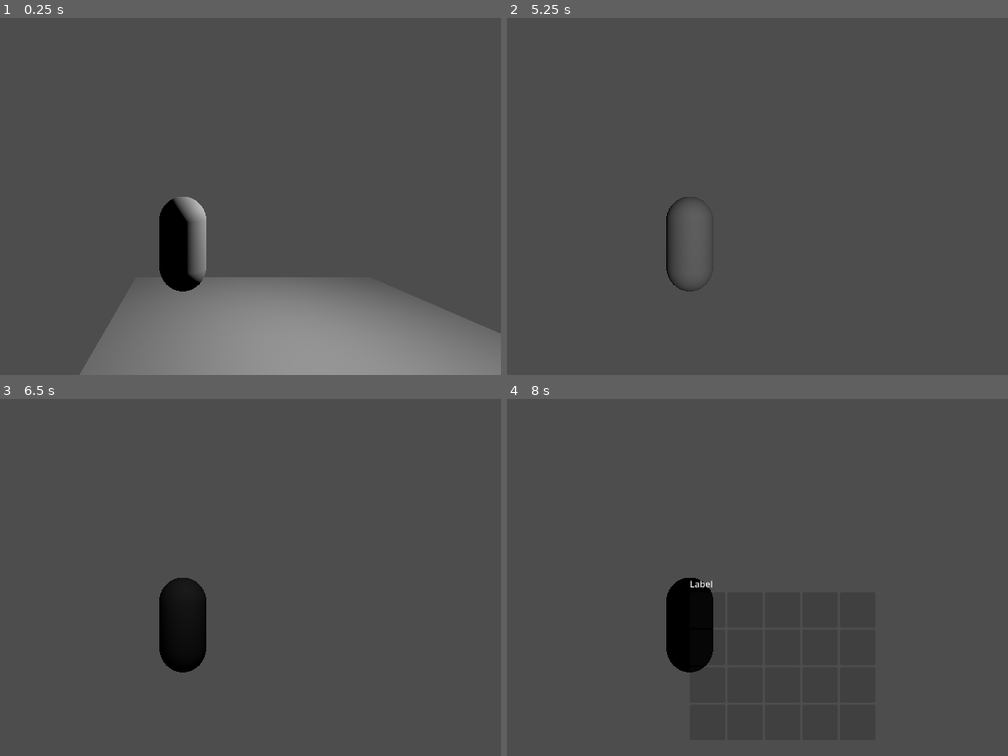
Above: before the commit, frames 1-4 (two rows, left to right).
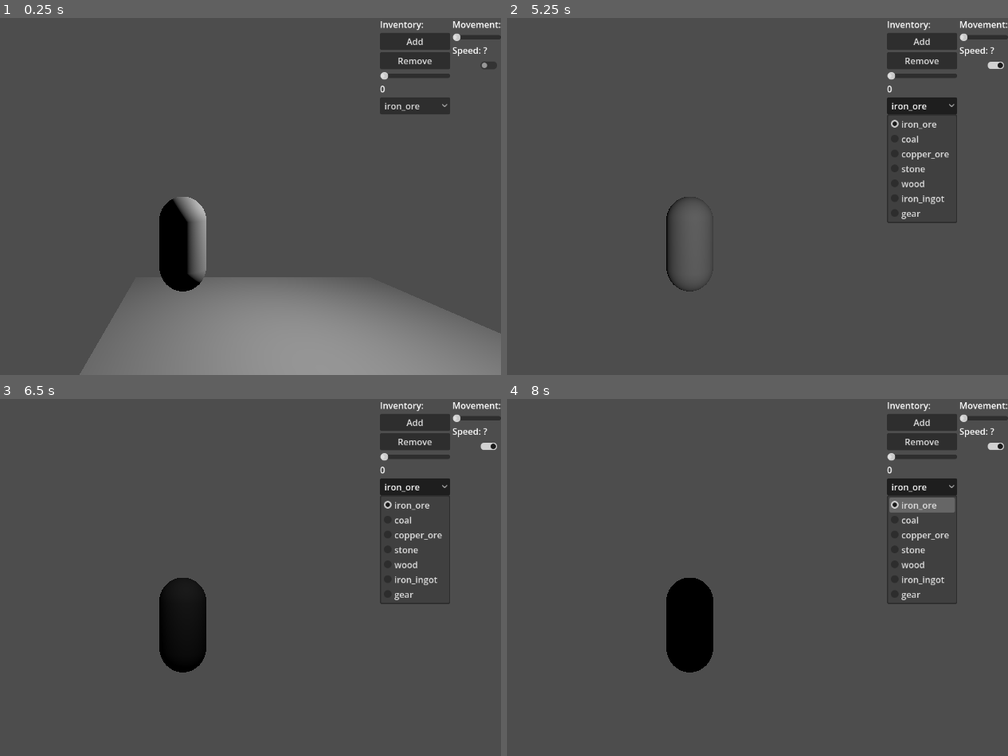
Above: after the commit, the same moments.

Repository: FyX0X/firkx-game-jam
Game: Godot game, scene res://main.tscn
The game is run twice, just before and just after one commit, with the same random seed, the same clock (stepped at 60 frames per second) and the same inputs.
Inputs (mouse positions are in pixels of both pictures, inside the frame that each line leads up to):
- Up to frame 1 (0.25 s): no input
- Up to frame 2 (5.25 s): click (982, 64) at 0.52 s; click (922, 42) at 1.25 s, where only the run after the commit has a clickable "Add"; tap Enter at 2 s; move the mouse to (722, 196) at 2.02 s; hold W (forward) 2.03-4.25 s; tap Space (jump) at 2.27, 3.02 s; move the mouse to (657, 196) at 2.77 s; move the mouse to (707, 189) at 3.52 s; click (922, 60) at 4.25 s, where only the run after the commit has a clickable "Remove"; click (922, 107) at 5 s, where only the run after the commit has a clickable "iron_ore"
- Up to frame 3 (6.5 s): tap Space (jump) at 5.75, 6.02 s; move the mouse to (175, 584) at 5.77 s; hold W (forward) from 5.78 s (still down)
- Up to frame 4 (8 s): keep holding W (forward); move the mouse to (737, 581) at 6.52 s; tap Space (jump) at 6.77, 7.52 s; tap F3 (debug) at 7.15 s; tap Enter at 7.25 s; move the mouse to (642, 573) at 7.27 s; tap Tab (inventory) at 7.9 s

The runs differ from the first frame. In frame 1, 2.5% of the frame differs, in the area x 75-100%, y 0-27%; in frame 2, 3.3%; in frame 3, 3.3%; in frame 4, 3.8%, in the area x 36-100%, y 0-58%.
Error before the commit: Cannot call method 'add_item' on a null value. (res://UI/debug_panel.gd:15)
Error after the commit: Invalid access to property or key 'iron_ore' on a base object of type 'Dictionary'. (res://Inventory/inventory.gd:28)

Commit message:
way too much

Diff:
--- a/HUD/hud.tscn
+++ b/HUD/hud.tscn
@@ -1,7 +1,7 @@
 [gd_scene format=3 uid="uid://dqbniuv054ai1"]
 
 [ext_resource type="PackedScene" uid="uid://s6v8ha85bmj1" path="res://UI/debug_panel.tscn" id="1_h61sl"]
-[ext_resource type="PackedScene" uid="uid://qb6o7uf04vum" path="res://UI/inventory_ui.tscn" id="2_mi5n8"]
+[ext_resource type="PackedScene" uid="uid://c5x8h2rgp4iwv" path="res://UI/inventory_hud.tscn" id="2_mi5n8"]
 
 [node name="HUD" type="Control" unique_id=594591012]
 layout_mode = 3
@@ -15,9 +15,8 @@
 layout_mode = 1
 anchors_preset = 1
 anchor_left = 1.0
-anchor_bottom = 0.0
+anchor_right = 1.0
 grow_horizontal = 0
-grow_vertical = 1
 
-[node name="InventoryUi" parent="." unique_id=1944066177 instance=ExtResource("2_mi5n8")]
+[node name="InventoryHUD" parent="." unique_id=1233354875 instance=ExtResource("2_mi5n8")]
 layout_mode = 1
--- a/UI/debug_panel.gd
+++ b/UI/debug_panel.gd
@@ -1,9 +1,12 @@
 extends Control
 
-@onready var item_option: OptionButton = $VBoxContainer/ItemOption
-@onready var amount_slider: HSlider = $VBoxContainer/AmountSlider
-@onready var amount_label: Label = $VBoxContainer/AmountLabel
+@onready var item_option: OptionButton = $Categories/Inventory/ItemOption
+@onready var amount_slider: HSlider = $Categories/Inventory/AmountSlider
+@onready var amount_label: Label = $Categories/Inventory/AmountLabel
 
+@onready var fly_button: CheckButton = $Categories/Movement/FlyButton
+@onready var speed_slider: HSlider = $Categories/Movement/SpeedSlider
+@onready var speed_label: Label = $Categories/Movement/SpeedLabel
 
 var player_inventory: Inventory
 
@@ -29,3 +32,11 @@
 	var item = ITEMS[item_option.selected]
 	var amt = int(amount_slider.value)
 	player_inventory.remove_item(item, amt)
+
+func _on_fly_button_toggled(toggled_on: bool) -> void:
+	print("TODO: on_fly_button() Implement this.")
+
+
+func _on_speed_slider_value_changed(value: float) -> void:
+	speed_label.text = "speed: " + str(value)
+	print("TODO: speed slider")
--- a/UI/debug_panel.tscn
+++ b/UI/debug_panel.tscn
@@ -4,17 +4,17 @@
 
 [node name="DebugPanel" type="Control" unique_id=157777416]
 layout_mode = 3
-anchors_preset = 15
-anchor_right = 1.0
-anchor_bottom = 1.0
-grow_horizontal = 2
-grow_vertical = 2
+anchors_preset = 0
 script = ExtResource("1_aispr")
 
 [node name="Categories" type="HBoxContainer" parent="." unique_id=74997252]
-layout_mode = 0
-offset_right = 71.0
-offset_bottom = 137.0
+layout_mode = 1
+anchors_preset = 1
+anchor_left = 1.0
+anchor_right = 1.0
+offset_left = -171.0
+offset_bottom = 164.0
+grow_horizontal = 0
 
 [node name="Inventory" type="VBoxContainer" parent="Categories" unique_id=1679755685]
 layout_mode = 2
@@ -49,15 +49,17 @@
 layout_mode = 2
 text = "Movement:"
 
+[node name="SpeedSlider" type="HSlider" parent="Categories/Movement" unique_id=1960825755]
+layout_mode = 2
+
 [node name="SpeedLabel" type="Label" parent="Categories/Movement" unique_id=426641313]
 layout_mode = 2
-text = "Movement:"
-
-[node name="SpeedSlider" type="HSlider" parent="Categories/Movement" unique_id=1960825755]
-layout_mode = 2
+text = "Speed: ?"
 
 [node name="FlyButton" type="CheckButton" parent="Categories/Movement" unique_id=820070979]
 layout_mode = 2
 
 [connection signal="pressed" from="Categories/Inventory/AddButton" to="." method="_on_add_button_pressed"]
 [connection signal="pressed" from="Categories/Inventory/RemoveButton" to="." method="_on_remove_button_pressed"]
+[connection signal="value_changed" from="Categories/Movement/SpeedSlider" to="." method="_on_speed_slider_value_changed"]
+[connection signal="toggled" from="Categories/Movement/FlyButton" to="." method="_on_fly_button_toggled"]
--- /dev/null
+++ b/UI/inventory_hud.gd
@@ -0,0 +1,88 @@
+extends Control
+
+@onready var left_ui: Control  = $LeftInventoryUI
+@onready var right_ui: Control = $RightInventoryUI
+@onready var transfer_amount: SpinBox = $TransferBar
+@onready var cursor_label: Label = $CursorLabel   # floating label that follows mouse
+
+# Grab state
+var _grabbed_item: String = ""
+var _grabbed_from: Inventory = null
+var _grabbed_slot: Panel = null   # to highlight it
+
+func _ready():
+	cursor_label.hide()
+	left_ui.slot_picked.connect(_on_slot_picked)
+	left_ui.slot_dropped.connect(_on_slot_dropped)
+	right_ui.slot_picked.connect(_on_slot_picked)
+	right_ui.slot_dropped.connect(_on_slot_dropped)
+	hide()
+
+func open_single(inv: Inventory, label: String = "Inventory") -> void:
+	left_ui.setup(inv, label)
+	right_ui.hide()
+	left_ui.show()
+	show()
+
+func open_transfer(left_inv: Inventory, right_inv: Inventory,
+		left_label: String = "Player", right_label: String = "Chest") -> void:
+	left_ui.setup(left_inv, left_label)
+	right_ui.setup(right_inv, right_label)
+	left_ui.show()
+	right_ui.show()
+	show()
+
+func close() -> void:
+	_cancel_grab()
+	hide()
+
+# ── grab / drop ─────────────────────────────────────────────────────
+func _on_slot_picked(from_inv: Inventory, item_id: String, slot: Panel) -> void:
+	if _grabbed_item == "":
+		# First click: grab
+		_grabbed_item = item_id
+		_grabbed_from = from_inv
+		_grabbed_slot = slot
+		slot.set_selected(true)
+		cursor_label.text = item_id
+		cursor_label.show()
+	else:
+		# Second click on a slot that has an item — could be same inv or other
+		if from_inv == _grabbed_from and item_id == _grabbed_item:
+			# Clicked the same slot: cancel
+			_cancel_grab()
+		else:
+			# Drop onto an occupied slot: transfer there anyway
+			_do_transfer(from_inv)
+
+func _on_slot_dropped(to_inv: Inventory, _item_id: String) -> void:
+	# Clicked an empty slot
+	if _grabbed_item != "":
+		_do_transfer(to_inv)
+
+func _do_transfer(to_inv: Inventory) -> void:
+	var amount := int(transfer_amount.value) if transfer_amount else 1
+	Inventory.transfer_partial(_grabbed_from, to_inv, _grabbed_item, amount)
+	_cancel_grab()
+
+func _cancel_grab() -> void:
+	if _grabbed_slot:
+		_grabbed_slot.set_selected(false)
+	_grabbed_item = ""
+	_grabbed_from = null
+	_grabbed_slot = null
+	cursor_label.hide()
+
+# ── cursor label follows mouse ───────────────────────────────────────
+func _process(_delta: float) -> void:
+	if cursor_label.visible:
+		cursor_label.global_position = get_global_mouse_position() + Vector2(12, 12)
+
+# ── right-click or Escape cancels grab ──────────────────────────────
+func _gui_input(event: InputEvent) -> void:
+	if _grabbed_item == "" :
+		return
+	if event is InputEventMouseButton and event.button_index == MOUSE_BUTTON_RIGHT and event.pressed:
+		_cancel_grab()
+	if event is InputEventKey and event.pressed and event.keycode == KEY_ESCAPE:
+		_cancel_grab()
--- /dev/null
+++ b/UI/inventory_hud.tscn
@@ -0,0 +1,29 @@
+[gd_scene format=3 uid="uid://c5x8h2rgp4iwv"]
+
+[ext_resource type="Script" uid="uid://7n6xp83bme15" path="res://UI/inventory_hud.gd" id="1_ux8e0"]
+[ext_resource type="PackedScene" uid="uid://qb6o7uf04vum" path="res://UI/inventory_ui.tscn" id="2_f0n0s"]
+
+[node name="InventoryHUD" type="Control" unique_id=1233354875]
+layout_mode = 3
+anchors_preset = 15
+anchor_right = 1.0
+anchor_bottom = 1.0
+grow_horizontal = 2
+grow_vertical = 2
+script = ExtResource("1_ux8e0")
+
+[node name="CursorLabel" type="Label" parent="." unique_id=1160100410]
+layout_mode = 0
+offset_right = 40.0
+offset_bottom = 23.0
+
+[node name="TransferBar" type="SpinBox" parent="." unique_id=400317091]
+layout_mode = 0
+offset_right = 86.5
+offset_bottom = 31.0
+
+[node name="LeftInventoryUI" parent="." unique_id=1944066177 instance=ExtResource("2_f0n0s")]
+layout_mode = 1
+
+[node name="RightInventoryUI" parent="." unique_id=1074532455 instance=ExtResource("2_f0n0s")]
+layout_mode = 1
--- a/UI/inventory_slot.gd
+++ b/UI/inventory_slot.gd
@@ -10,11 +10,10 @@
 
 func _ready():
 	custom_minimum_size = Vector2(64, 64)
-	count_label.text = "0"
+	count_label.text = ""
 
 func set_item(item_id: String, amount: int):
 	current_item = item_id
-	# icon_label.text = ItemDB.get_icon(item_id)   # returns an emoji or texture path
 	icon_label.text = item_id
 	count_label.text = "×" + str(amount)
 	modulate.a = 1.0
@@ -25,7 +24,13 @@
 	count_label.text = ""
 	modulate.a = 0.4
 
+# ── selection highlight ─────────────────────────────────────────────
+func set_selected(selected: bool) -> void:
+	if selected:
+		self_modulate = Color(1.5, 1.5, 0.5)   # yellow tint
+	else:
+		self_modulate = Color.WHITE
+
 func _gui_input(event: InputEvent):
-	if event is InputEventMouseButton and event.pressed and current_item != "":
-		print("DEBUG (inventory_slot.gd _gui_input())")
-		slot_clicked.emit(current_item)
+	if event is InputEventMouseButton and event.pressed:
+		slot_clicked.emit(current_item)   # emit even if empty (for drop target)
--- a/UI/inventory_ui.gd
+++ b/UI/inventory_ui.gd
@@ -1,33 +1,39 @@
 extends Control
+
+signal slot_picked(inventory: Inventory, item_id: String, slot: Panel)
+signal slot_dropped(inventory: Inventory, item_id: String)
 
 @onready var grid: GridContainer = $GridContainer
 @onready var detail_label: Label = $DetailLabel
+@onready var title_label: Label = $TitleLabel
 
-var player_inventory: Inventory
 const SLOT_COUNT := 20
 const COLS := 5
-var shown: bool = false
+
+var inventory: Inventory
+
+func setup(target: Inventory, label: String = "Inventory") -> void:
+	inventory = target
+	inventory.inventory_changed.connect(_on_inventory_changed)
+	title_label.text = label
+	refresh()
 
 func _ready():
-	player_inventory = get_tree().get_first_node_in_group("player").get_node("Inventory")
-	player_inventory.inventory_changed.connect(_on_inventory_changed)
 	_build_grid()
-	refresh()
 	hide()
-
 
 func _build_grid():
 	grid.columns = COLS
-	print(grid)  # should print [GridContainer:...]
 	for i in SLOT_COUNT:
 		var slot = preload("res://UI/inventory_slot.tscn").instantiate()
 		slot.index = i
-		slot.slot_clicked.connect(_on_slot_clicked)
+		slot.slot_clicked.connect(_on_slot_clicked.bind(slot))
 		grid.add_child(slot)
-		print("added slot ", i)
 
 func refresh():
-	var items = player_inventory.get_all_items()
+	if not inventory:
+		return
+	var items = inventory.get_all_items()
 	var keys = items.keys()
 	for i in SLOT_COUNT:
 		var slot = grid.get_child(i)
@@ -36,15 +42,16 @@
 		else:
 			slot.clear()
 
+func clear_selection() -> void:
+	for slot in grid.get_children():
+		slot.set_selected(false)
+
 func _on_inventory_changed():
 	refresh()
 
-func _on_slot_clicked(item_id: String):
-	detail_label.text = item_id + "  ×" + str(player_inventory.get_amount(item_id))
-
-
-func _input(event):
-	if event.is_action_pressed("inventory"):
-		shown = !shown
-		visible = shown
-		print("_inventory_ui.gd: _input()" + str(player_inventory.get_all_items()))
+func _on_slot_clicked(item_id: String, slot: Panel) -> void:
+	detail_label.text = item_id + "  ×" + str(inventory.get_amount(item_id)) if item_id != "" else ""
+	if item_id != "":
+		slot_picked.emit(inventory, item_id, slot)
+	else:
+		slot_dropped.emit(inventory, item_id)
--- a/UI/inventory_ui.tscn
+++ b/UI/inventory_ui.tscn
@@ -4,24 +4,26 @@
 
 [node name="InventoryUI" type="Control" unique_id=1944066177]
 layout_mode = 3
-anchors_preset = 8
-anchor_left = 0.5
-anchor_top = 0.5
-anchor_right = 0.5
-anchor_bottom = 0.5
-grow_horizontal = 2
-grow_vertical = 2
+anchors_preset = 0
 script = ExtResource("1_4hlgy")
+
+[node name="TitleLabel" type="Label" parent="." unique_id=845716905]
+layout_mode = 0
+offset_right = 40.0
+offset_bottom = 23.0
+text = "Title"
+
+[node name="DetailLabel" type="Label" parent="." unique_id=1339500203]
+layout_mode = 0
+offset_left = -3.0
+offset_top = 26.0
+offset_right = 72.0
+offset_bottom = 49.0
+text = "Label"
 
 [node name="GridContainer" type="GridContainer" parent="." unique_id=776054258]
 layout_mode = 0
 offset_top = 27.0
 offset_right = 75.0
 offset_bottom = 27.0
-columns = 8
-
-[node name="DetailLabel" type="Label" parent="." unique_id=1339500203]
-layout_mode = 0
-offset_right = 75.0
-offset_bottom = 23.0
-text = "Label"
+columns = 5
Not shown, added: UI/inventory_hud.gd.uid
